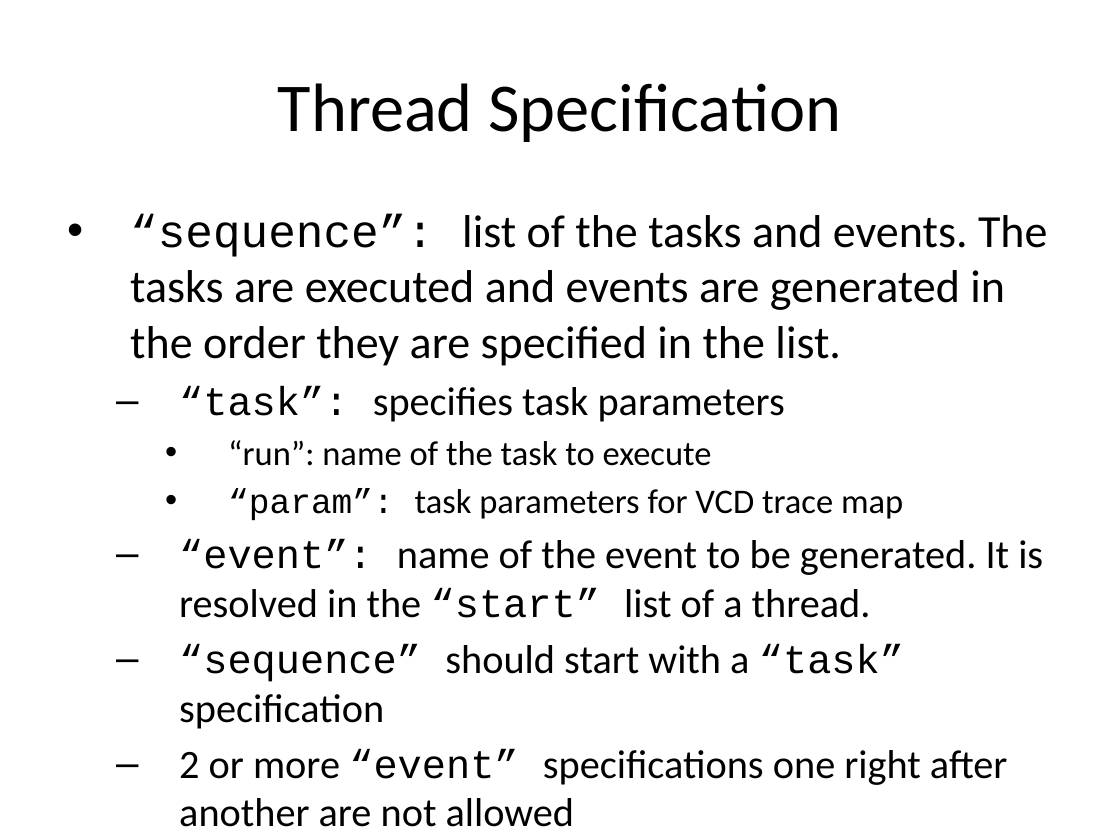
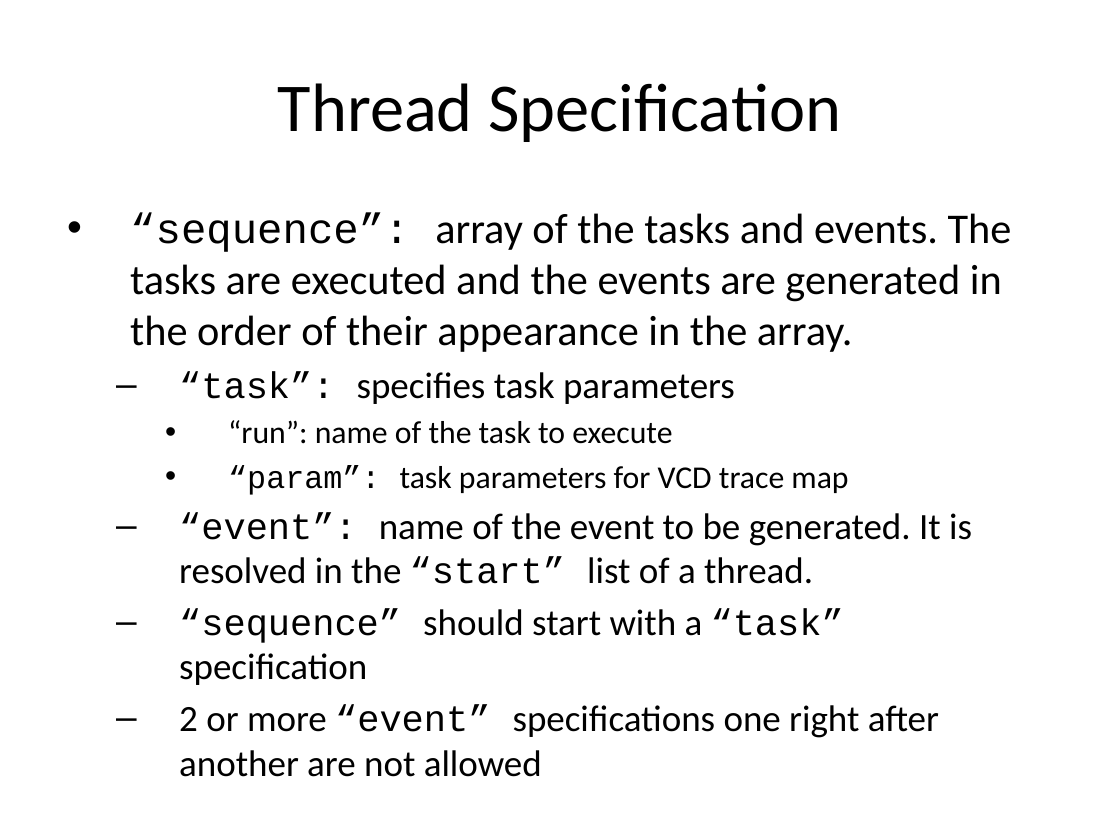
Before and after one commit to timurkelin/simschd, a slide deck: slide 21 of doc/simschd.pptx. Drawn at 1120x840 pixels with LibreOffice and Linux fonts; fonts in the diff are those of the drawing; background and template pictures are left out. Boxes give left, top, right and bottom in pixels: in the first picture for what was removed or moved away, otherwise in the second. Text is boxed around its words. In the diff, an @@ line names an element or a change of style, - is before the commit and + after.

```diff
--- a/doc/simschd.pptx
+++ b/doc/simschd.pptx
@@ text at <box>130,213,1012,352</box>: text changed; size 29.6 to 27.2 pt @@
-• “sequence”: list of the tasks and events. The tasks are executed and events are generated in the order they are specified in the list.
+• “sequence”: array of the tasks and events. The tasks are executed and the events are generated in the order of their appearance in the array.
@@ text at <box>179,372,972,738</box>: size 25.9 to 23.8 pt in "“task”: specifies task parameters", "“event”: name of the event to be ...", "“sequence” should start with a “task” specification", "2 or more “event” specifications one right ..."; size 22.2 to 20.4 pt in "“run”: name of the task to execute", "“param”: task parameters for VCD trace map" @@
```
Also in this commit, not shown: 5 other slides changed, 1 slide added.
